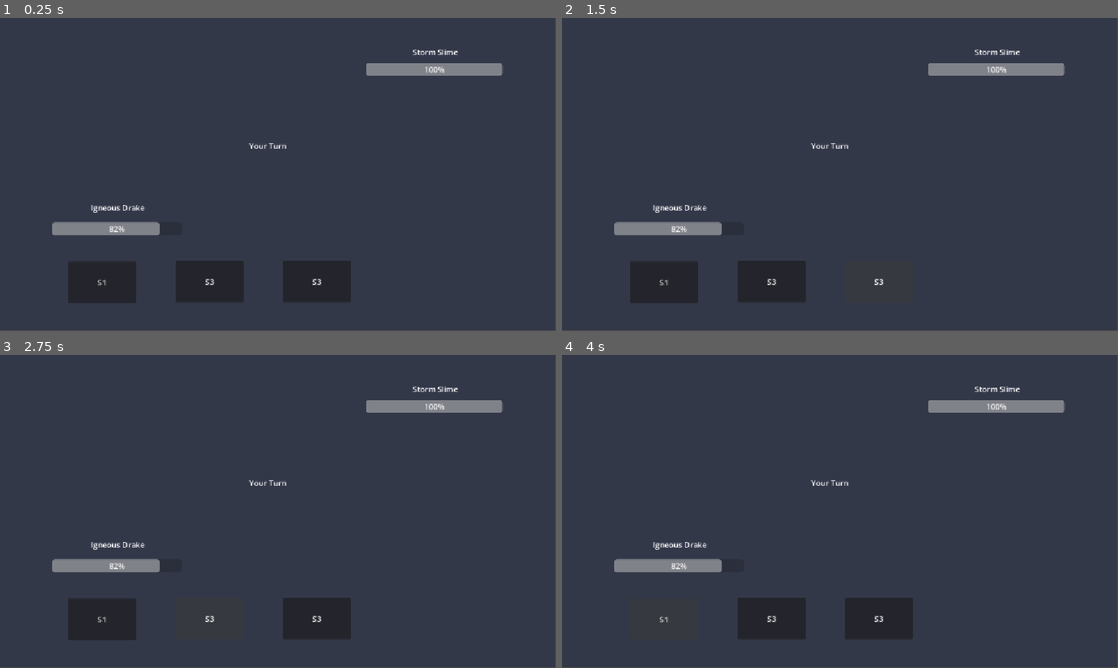
Above: before the commit, frames 1-4 (two rows, left to right).
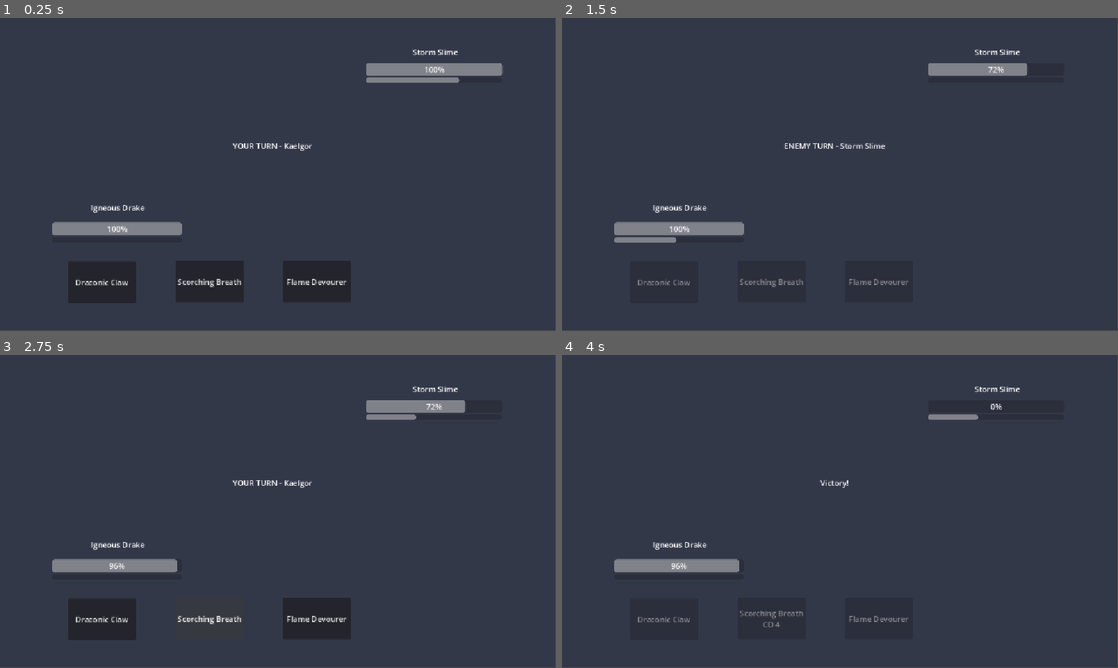
Above: after the commit, the same moments.

Repository: Akharyuu/monster-rpg
Game: Godot game, scene res://scenes/battle/battle_screen.tscn
Two runs of this game, one before a commit and one after it. Both use one fixed random seed, a clock stepped at 60 frames per second and the inputs below.
Inputs (mouse positions are in pixels of both pictures, inside the frame that each line leads up to):
- Up to frame 1 (0.25 s): no input
- Up to frame 2 (1.5 s): click "S1" (after the commit: "Draconic Claw") at 0.5 s; click (878, 280) at 1.25 s, where only the run before the commit has a clickable "S3"
- Up to frame 3 (2.75 s): click (211, 617) at 2 s, where only the run before the commit has a clickable "S3"
- Up to frame 4 (4 s): click "S3" (after the commit: "Scorching Breath") at 2.75 s; click (662, 617) at 3.5 s, where only the run before the commit has a clickable "S1"

The runs differ from the first frame. In frame 1, 1.1% of the frame differs, in the area x 13-83%, y 18-86%; in frame 2, 1.3%; in frame 3, 1.2%; in frame 4, 1.8%, in the area x 13-91%, y 14-88%.
Error before the commit: Invalid assignment of property or key 'max_value' with value of type 'float' on a base object of type 'null instance'. (res://scenes/battle/battle_screen.gd:48)

Commit message:
Add Action Gauge bars to battle UI

Diff:
--- a/godot/scenes/battle/battle_screen.tscn
+++ b/godot/scenes/battle/battle_screen.tscn
@@ -2,7 +2,7 @@
 
 [ext_resource type="Script" uid="uid://bx70psvrc64ug" path="res://scenes/battle/battle_screen.gd" id="1_jxgni"]
 
-[node name="Control" type="Control" unique_id=1835732007]
+[node name="Control" type="Control"]
 layout_mode = 3
 anchors_preset = 15
 anchor_right = 1.0
@@ -13,7 +13,7 @@
 grow_vertical = 2
 script = ExtResource("1_jxgni")
 
-[node name="Background" type="ColorRect" parent="." unique_id=1041097678]
+[node name="Background" type="ColorRect" parent="."]
 layout_mode = 1
 anchors_preset = 15
 anchor_right = 1.0
@@ -22,7 +22,7 @@
 grow_vertical = 2
 color = Color(0.12156863, 0.15294118, 0.27450982, 0.5568628)
 
-[node name="Enemy Monster Name" type="Label" parent="." unique_id=2108033729]
+[node name="Enemy Monster Name" type="Label" parent="."]
 layout_mode = 0
 offset_left = 855.0
 offset_top = 59.0
@@ -30,7 +30,7 @@
 offset_bottom = 82.0
 text = "Storm Slime"
 
-[node name="Enemy Monster HP bar" type="ProgressBar" parent="." unique_id=2089622782]
+[node name="Enemy Monster HP bar" type="ProgressBar" parent="."]
 layout_mode = 0
 offset_left = 758.0
 offset_top = 93.0
@@ -39,25 +39,24 @@
 max_value = 2520.0
 value = 2520.0
 
+[node name="Enemy Action Gauge" type="ProgressBar" parent="."]
+layout_mode = 0
+offset_left = 758.0
+offset_top = 123.0
+offset_right = 1041.0
+offset_bottom = 135.0
+max_value = 100.0
+show_percentage = false
+
 [node name="Enemy Status Label" type="Label" parent="."]
 layout_mode = 0
 offset_left = 758.0
-offset_top = 127.0
+offset_top = 140.0
 offset_right = 1041.0
-offset_bottom = 150.0
-text = ""
+offset_bottom = 163.0
 horizontal_alignment = 1
 
-[node name="Ally Monster HP bar" type="ProgressBar" parent="." unique_id=1763111957]
-layout_mode = 0
-offset_left = 108.0
-offset_top = 423.0
-offset_right = 377.0
-offset_bottom = 450.0
-max_value = 3500.0
-value = 3500.0
-
-[node name="Ally Monster Name" type="Label" parent="." unique_id=524810382]
+[node name="Ally Monster Name" type="Label" parent="."]
 layout_mode = 0
 offset_left = 188.0
 offset_top = 381.0
@@ -65,41 +64,57 @@
 offset_bottom = 404.0
 text = "Igneous Drake"
 
-[node name="Skill 1 Button" type="Button" parent="." unique_id=840974636]
+[node name="Ally Monster HP bar" type="ProgressBar" parent="."]
+layout_mode = 0
+offset_left = 108.0
+offset_top = 423.0
+offset_right = 377.0
+offset_bottom = 450.0
+max_value = 4244.0
+value = 4244.0
+
+[node name="Ally Action Gauge" type="ProgressBar" parent="."]
+layout_mode = 0
+offset_left = 108.0
+offset_top = 454.0
+offset_right = 377.0
+offset_bottom = 466.0
+max_value = 100.0
+show_percentage = false
+
+[node name="Skill 1 Button" type="Button" parent="."]
 layout_mode = 0
 offset_left = 141.0
 offset_top = 504.0
 offset_right = 282.0
 offset_bottom = 590.0
-text = "S1
-"
+text = "S1"
 
-[node name="Skill 2 Button" type="Button" parent="." unique_id=1706583813]
+[node name="Skill 2 Button" type="Button" parent="."]
+layout_mode = 0
+offset_left = 364.0
+offset_top = 503.0
+offset_right = 505.0
+offset_bottom = 589.0
+text = "S2"
+
+[node name="Skill 3 Button" type="Button" parent="."]
 layout_mode = 0
 offset_left = 586.0
 offset_top = 503.0
 offset_right = 727.0
 offset_bottom = 589.0
-text = "S3
-"
-
-[node name="Skill 3 Button" type="Button" parent="." unique_id=1037637321]
-layout_mode = 0
-offset_left = 364.0
-offset_top = 503.0
-offset_right = 505.0
-offset_bottom = 589.0
 text = "S3"
 
-[node name="Turn Label" type="Label" parent="." unique_id=559603554]
+[node name="Turn Label" type="Label" parent="."]
 layout_mode = 0
-offset_left = 516.0
+offset_left = 450.0
 offset_top = 253.0
-offset_right = 598.0
+offset_right = 680.0
 offset_bottom = 281.0
-text = "Your Turn"
+text = "Preparing battle..."
+horizontal_alignment = 1
 
 [connection signal="pressed" from="Skill 1 Button" to="." method="_on_skill_1_button_pressed"]
-
 [connection signal="pressed" from="Skill 2 Button" to="." method="_on_skill_2_button_pressed"]
 [connection signal="pressed" from="Skill 3 Button" to="." method="_on_skill_3_button_pressed"]
